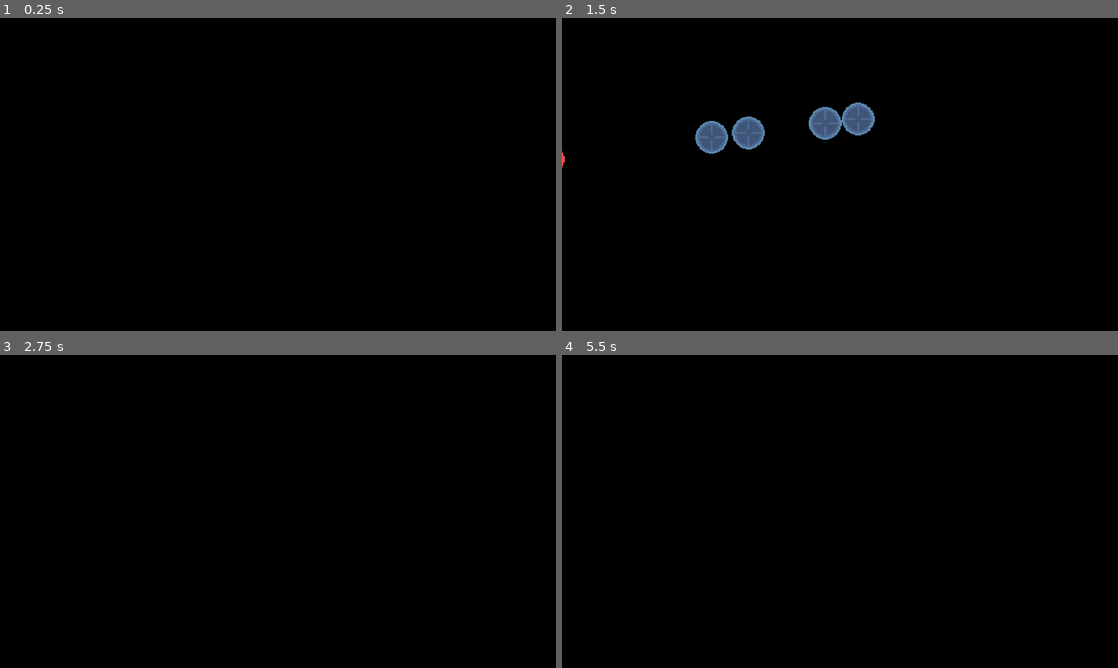
Above: before the commit, frames 1-4 (two rows, left to right).
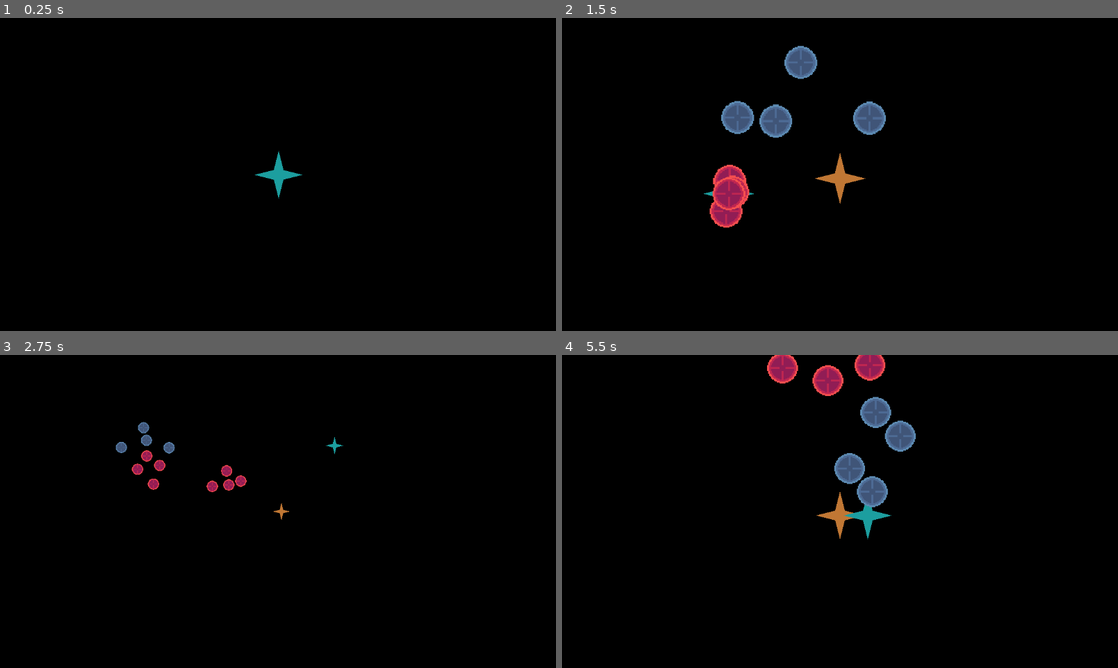
Above: after the commit, the same moments.

Repository: townofdon/godot-physics-test-2d
Game: Godot game, scene res://gameplay.tscn
Same seed, same stepped clock (60 frames per second), same inputs: the game is played once before the commit and once after it.
Inputs (mouse positions are in pixels of both pictures, inside the frame that each line leads up to):
- Up to frame 1 (0.25 s): no input
- Up to frame 2 (1.5 s): tap Enter at 0.5 s; move the mouse to (962, 158) at 0.52 s; hold D (right) 0.53-1.28 s; hold Shift (shift) 0.53-1.28 s; click (962, 158) at 0.67 s; move the mouse to (728, 190) at 1.27 s; hold Down (down) from 1.28 s (still down); tap = (zoom_in) at 1.35 s; click (728, 190) at 1.42 s
- Up to frame 3 (2.75 s): move the mouse to (333, 442) at 2.02 s; release Down (down) at 2.03 s; hold D (right) from 2.03 s (still down); hold - (zoom_out) from 2.03 s (still down); click (333, 442) at 2.17 s
- Up to frame 4 (5.5 s): move the mouse to (812, 574) at 2.77 s; release D (right) at 2.78 s; release - (zoom_out) at 2.78 s; hold Up (up) 2.78-3.53 s; tap Shift (shift) at 2.85 s; click (812, 574) at 2.92 s; move the mouse to (1006, 558) at 3.52 s; hold = (zoom_in) 3.53-4.28 s; hold Left (left) 3.53-5.03 s; click (1006, 558) at 3.67 s; move the mouse to (673, 464) at 4.27 s; tap - (zoom_out) at 4.35 s; click (673, 464) at 4.42 s; move the mouse to (867, 511) at 5.02 s; hold Down (down) from 5.03 s (still down); hold Shift (shift) from 5.03 s (still down); click (867, 511) at 5.17 s

The runs differ from the first frame. In frame 1, 0.3% of the frame differs, in the area x 45-55%, y 42-58%; in frame 2, 4.7%, in the area x 0-59%, y 8-68%; in frame 3, 0.8%; in frame 4, 3.4%.

Commit message:
factor zoom into ball spawn location; add markers

Diff:
--- a/gameplay.gd
+++ b/gameplay.gd
@@ -6,9 +6,19 @@
 @onready var red = preload("res://entities/RedBall.tscn")
 @onready var blue = preload("res://entities/BlueBall.tscn")
 @onready var camera = $Camera2D
+@onready var marker_center = $marker_center
+@onready var marker_pos = $marker_pos
+
+func _ready() -> void:
+	camera.position = get_viewport_rect().get_center()
 
 func _process(delta: float) -> void:
-	var pos := get_viewport().get_mouse_position()
+	var pos:Vector2 = (get_viewport().get_mouse_position() - get_viewport_rect().get_center()) / camera.zoom.x + camera.global_position
+	var center:Vector2 = camera.global_position
+
+	marker_center.global_position = center
+	marker_pos.global_position = pos
+
 	var mouse_down := Input.is_mouse_button_pressed(MOUSE_BUTTON_LEFT)
 	var shift_pressed := Input.is_action_pressed("shift")
 	if mouse_down:
@@ -18,8 +28,6 @@
 		else:
 			node = red.instantiate()
 		self.add_child(node)
-		var rect := get_viewport_rect()
-		var center := rect.get_center()
 		var direction:Vector2 = (center - pos).normalized()
 		node.global_position = pos
 		node.direction = direction
--- a/gameplay.tscn
+++ b/gameplay.tscn
@@ -7,6 +7,20 @@
 camera_move_speed = 500
 
 [node name="Camera2D" type="Camera2D" parent="."]
-anchor_mode = 0
 position_smoothing_enabled = true
 position_smoothing_speed = 20.0
+
+[node name="marker_center" type="Marker2D" parent="."]
+position = Vector2(580, 319)
+
+[node name="Polygon2D" type="Polygon2D" parent="marker_center"]
+scale = Vector2(10, 10)
+color = Color(0.756061, 0.46954, 0.204012, 1)
+polygon = PackedVector2Array(0, -5, 1, -1, 5, 0, 1, 1, 0, 5, -1, 1, -5, 0, -1, -1)
+
+[node name="marker_pos" type="Marker2D" parent="."]
+
+[node name="Polygon2D2" type="Polygon2D" parent="marker_pos"]
+scale = Vector2(10, 10)
+color = Color(0.112656, 0.622076, 0.624707, 1)
+polygon = PackedVector2Array(0, -5, 1, -1, 5, 0, 1, 1, 0, 5, -1, 1, -5, 0, -1, -1)
